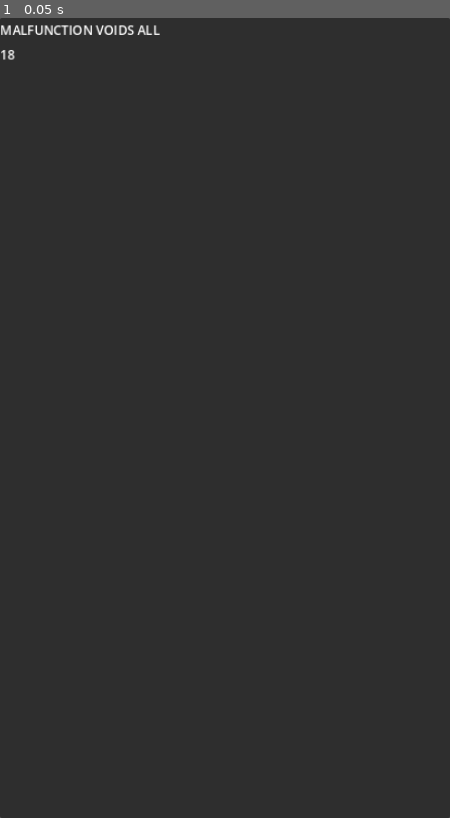
Above: before the commit, frame 1.
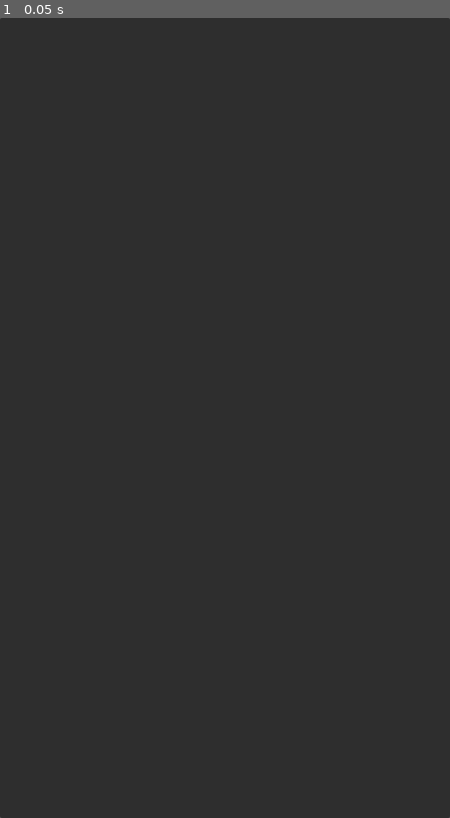
Above: after the commit, the same moment.

Repository: TheGreen0ne/poll_hit_on_me_godot
Game: Godot game, scene res://src/scenes/main.tscn
The game is run twice, just before and just after one commit, with the same random seed, the same clock (stepped at 60 frames per second) and the same inputs.
Inputs:
- Up to frame 1 (0.05 s): no input

The runs differ from the first frame. In frame 1, 0.3% of the frame differs, in the area x 0-36%, y 0-6%.
Error before the commit: Cannot call method 'get_width' on a null value. (res://src/scripts/downscaling_texture_rect.gd:17)

Commit message:
add gallery loader
and add loading circle
and add a little injection protection
and remove image from gallery item if there is no texture

Diff:
--- /dev/null
+++ b/src/loading_circle.svg
@@ -0,0 +1,43 @@
+<?xml version="1.0" encoding="UTF-8" standalone="no"?>
+<!-- Created with Inkscape (http://www.inkscape.org/) -->
+<svg xmlns:rdf="http://www.w3.org/1999/02/22-rdf-syntax-ns#" xmlns="http://www.w3.org/2000/svg" xmlns:cc="http://web.resource.org/cc/" xmlns:dc="http://purl.org/dc/elements/1.1/" xmlns:svg="http://www.w3.org/2000/svg" xmlns:inkscape="http://www.inkscape.org/namespaces/inkscape" xmlns:sodipodi="http://sodipodi.sourceforge.net/DTD/sodipodi-0.dtd" xmlns:ns1="http://sozi.baierouge.fr" xmlns:xlink="http://www.w3.org/1999/xlink" id="svg2184" viewBox="0 0 124.35 124.35" version="1.0" inkscape:version="0.91 r13725">
+  <g id="layer1" transform="translate(-183.06 -288.7)">
+    <path id="path12353" style="opacity:1.0;color:#ffffff;fill:#ffffff" d="m245.23 288.7c-34.242 0-62.174 27.932-62.174 62.174s27.932 62.174 62.174 62.174 62.174-27.932 62.174-62.174c0-17.121-7.003-32.644-18.266-43.908l-10.248 10.248c8.605 8.605 13.936 20.484 13.936 33.66 0 26.35-21.245 47.595-47.595 47.595s-47.595-21.245-47.595-47.595 21.245-47.595 47.595-47.595c3.1894 0 6.2935 0.30662 9.3047 0.90045l2.6585-14.279c-3.8713-0.75941-7.8752-1.2006-11.963-1.2006zm16.551 2.2726-3.7733 14.064c1.4911 0.41236 2.9458 0.86545 4.3736 1.415l5.1026-13.635c-1.8577-0.71599-3.7651-1.3065-5.7028-1.8438zm10.034 3.6876-6.1745 13.164c1.3909 0.65828 2.7183 1.4017 4.0306 2.1868l7.418-12.521c-1.7092-1.0254-3.4644-1.9693-5.2741-2.83zm9.176 5.4027-8.3184 11.877c1.2296 0.86704 2.4195 1.8101 3.5589 2.7871l9.3904-11.02c-1.4958-1.2837-3.0176-2.5053-4.6309-3.6447z"/>
+  </g>
+  <metadata>
+    <rdf:RDF>
+      <cc:Work>
+        <dc:format>image/svg+xml</dc:format>
+        <dc:type rdf:resource="http://purl.org/dc/dcmitype/StillImage"/>
+        <cc:license rdf:resource="http://creativecommons.org/licenses/publicdomain/"/>
+        <dc:publisher>
+          <cc:Agent rdf:about="http://openclipart.org/">
+            <dc:title>Openclipart</dc:title>
+          </cc:Agent>
+        </dc:publisher>
+        <dc:title>Futurist circle</dc:title>
+        <dc:date>2009-03-11T09:51:24</dc:date>
+        <dc:description/>
+        <dc:source>https://openclipart.org/detail/22144/futurist-circle-by-steren</dc:source>
+        <dc:creator>
+          <cc:Agent>
+            <dc:title>Steren</dc:title>
+          </cc:Agent>
+        </dc:creator>
+        <dc:subject>
+          <rdf:Bag>
+            <rdf:li>circle</rdf:li>
+            <rdf:li>circles</rdf:li>
+            <rdf:li>futurist</rdf:li>
+            <rdf:li>vector</rdf:li>
+          </rdf:Bag>
+        </dc:subject>
+      </cc:Work>
+      <cc:License rdf:about="http://creativecommons.org/licenses/publicdomain/">
+        <cc:permits rdf:resource="http://creativecommons.org/ns#Reproduction"/>
+        <cc:permits rdf:resource="http://creativecommons.org/ns#Distribution"/>
+        <cc:permits rdf:resource="http://creativecommons.org/ns#DerivativeWorks"/>
+      </cc:License>
+    </rdf:RDF>
+  </metadata>
+</svg>
--- a/src/scenes/gallery_item.tscn
+++ b/src/scenes/gallery_item.tscn
@@ -1,7 +1,10 @@
-[gd_scene load_steps=3 format=3 uid="uid://bnnsqixsym0qw"]
+[gd_scene load_steps=4 format=3 uid="uid://bnnsqixsym0qw"]
 
 [ext_resource type="Script" path="res://src/scripts/gallery_item.gd" id="1_uoqhm"]
 [ext_resource type="Script" path="res://src/scripts/downscaling_texture_rect.gd" id="2_7k1n3"]
+
+[sub_resource type="LabelSettings" id="LabelSettings_ti2od"]
+font_size = 12
 
 [node name="gallery_item" type="VBoxContainer"]
 anchors_preset = 15
@@ -19,4 +22,5 @@
 
 [node name="label" type="Label" parent="."]
 layout_mode = 2
+label_settings = SubResource("LabelSettings_ti2od")
 autowrap_mode = 3
--- a/src/scenes/main.tscn
+++ b/src/scenes/main.tscn
@@ -1,8 +1,31 @@
-[gd_scene load_steps=4 format=3 uid="uid://culi1sq4moxfh"]
+[gd_scene load_steps=7 format=3 uid="uid://culi1sq4moxfh"]
 
 [ext_resource type="Script" path="res://src/scripts/config.gd" id="1_vgl7t"]
 [ext_resource type="Script" path="res://src/scripts/image_loader.gd" id="2_7g2q7"]
-[ext_resource type="PackedScene" uid="uid://bnnsqixsym0qw" path="res://src/scenes/gallery_item.tscn" id="2_pke2a"]
+[ext_resource type="Script" path="res://src/scripts/gallery_loader.gd" id="2_lgsgh"]
+[ext_resource type="Texture2D" uid="uid://4evdcklmygo7" path="res://src/loading_circle.svg" id="4_07s0m"]
+
+[sub_resource type="Animation" id="Animation_ypqtu"]
+resource_name = "rotate loading circle"
+length = 3.0
+loop_mode = 1
+tracks/0/type = "value"
+tracks/0/imported = false
+tracks/0/enabled = true
+tracks/0/path = NodePath("Control/laoding_circle:rotation")
+tracks/0/interp = 1
+tracks/0/loop_wrap = true
+tracks/0/keys = {
+"times": PackedFloat32Array(0, 3),
+"transitions": PackedFloat32Array(1, 1),
+"update": 0,
+"values": [0.0, 6.28319]
+}
+
+[sub_resource type="AnimationLibrary" id="AnimationLibrary_62re2"]
+_data = {
+"rotate loading circle": SubResource("Animation_ypqtu")
+}
 
 [node name="UI" type="Control"]
 layout_mode = 3
@@ -14,6 +37,9 @@
 
 [node name="config" type="Node" parent="."]
 script = ExtResource("1_vgl7t")
+
+[node name="gallery_loader" type="Node" parent="."]
+script = ExtResource("2_lgsgh")
 
 [node name="PanelContainer" type="PanelContainer" parent="."]
 layout_mode = 1
@@ -40,17 +66,28 @@
 grow_horizontal = 2
 grow_vertical = 2
 
-[node name="VBoxContainer" type="VBoxContainer" parent="ScrollContainer"]
+[node name="gallery" type="VBoxContainer" parent="ScrollContainer"]
 layout_mode = 2
 size_flags_horizontal = 3
 size_flags_vertical = 0
 
-[node name="gallery_item1" parent="ScrollContainer/VBoxContainer" instance=ExtResource("2_pke2a")]
+[node name="CenterContainer" type="CenterContainer" parent="."]
+visible = false
+layout_mode = 1
+anchors_preset = 15
+anchor_right = 1.0
+anchor_bottom = 1.0
+grow_horizontal = 2
+grow_vertical = 2
+
+[node name="Control" type="Control" parent="CenterContainer"]
 layout_mode = 2
-image_path = "~/workspace/ui_mg/graphic/1280x720/theme1/skin/skin4/mg_logo.png"
-label_text = "MALFUNCTION VOIDS ALL"
 
-[node name="gallery_item2" parent="ScrollContainer/VBoxContainer" instance=ExtResource("2_pke2a")]
-layout_mode = 2
-image_path = "~/workspace/godot/game_godot_mg_theme1/tmp_debug/Selectionscreen_18_games.png"
-label_text = "18"
+[node name="laoding_circle" type="Sprite2D" parent="CenterContainer/Control"]
+texture = ExtResource("4_07s0m")
+
+[node name="AnimationPlayer" type="AnimationPlayer" parent="CenterContainer"]
+autoplay = "rotate loading circle"
+libraries = {
+"": SubResource("AnimationLibrary_62re2")
+}
--- a/src/scripts/config.gd
+++ b/src/scripts/config.gd
@@ -1,3 +1,4 @@
+class_name Config
 extends Node
 
 @export var config_save_path := "user://config.json"
@@ -23,6 +24,8 @@
 		print_debug("config file is invalid")
 		breakpoint
 		return
+
+
 	if "poll_command" in save_data:
 		var mb_poll_command = save_data["poll_command"]
 		if mb_poll_command is Array:
@@ -30,8 +33,17 @@
 				if not s is String:
 					mb_poll_command = null
 					break
+				# filter quote injection
+				if "\"" in s:
+					mb_poll_command = null
+					break
+				# filter subshell injection
+				if "$(" in s:
+					mb_poll_command = null
+					break
 		else:
 			mb_poll_command = null
+
 		if mb_poll_command == null:
 			print("malformed config \"poll_command\"")
 			breakpoint
--- a/src/scripts/gallery_item.gd
+++ b/src/scripts/gallery_item.gd
@@ -13,7 +13,12 @@
 func _enter_tree() -> void:
 	image_path = expand_home(image_path)
 	var tex := load_image_texture_from_path(image_path)
-	$gallery_image.texture = tex
+	if tex == null:
+		print_debug('could not load texture from "{0}"'.format([image_path]))
+		$gallery_image.queue_free()
+		remove_child($gallery_image)
+	else:
+		$gallery_image.texture = tex
 
 	$label.text = label_text
 
--- /dev/null
+++ b/src/scripts/gallery_loader.gd
@@ -0,0 +1,49 @@
+extends Node
+
+const GALLERY_ITEM_SCENE = preload("res://src/scenes/gallery_item.tscn")
+
+@export_node_path var gallery_item_parent_path := ^"../ScrollContainer/gallery"
+@export_node_path("Config") var config_node_path := ^"../config"
+
+@onready var _config := get_node(config_node_path) as Config
+@onready var _gallery_item_parent := get_node(gallery_item_parent_path) as Node
+
+
+# Called when the node enters the scene tree for the first time.
+func _ready() -> void:
+	if _config.poll_command.is_empty():
+		return
+	var output: Array[String] = []
+	var ret_code := OS.execute(
+			_config.poll_command[0],
+			_config.poll_command.slice(1),
+			output,
+			true
+	)
+	if ret_code:
+		print_debug("program executed with return code {0}".format(ret_code))
+		breakpoint
+		return
+#	print(output)
+	var lines = output[0].strip_edges().split("\n")
+#	print(lines)
+	for line in lines:
+		var gallery_data: Dictionary
+		if line.begins_with("{"):
+			gallery_data = JSON.parse_string(line) as Dictionary
+		else:
+#			print('"{0}" is no valid JSON object'.format([line]))
+			gallery_data = {"text": line}
+		_create_gallery(gallery_data)
+
+
+func _create_gallery(gallery_dict: Dictionary) -> void:
+	if "image" in gallery_dict:
+		var gal_item := GALLERY_ITEM_SCENE.instantiate()
+		gal_item.image_path = gallery_dict["image"]
+		gal_item.label_text = gallery_dict["text"]
+		_gallery_item_parent.add_child(gal_item)
+	else:
+		var lbl := Label.new()
+		lbl.text = gallery_dict["text"]
+		_gallery_item_parent.add_child(lbl)
Not shown, added: src/loading_circle.svg.import
